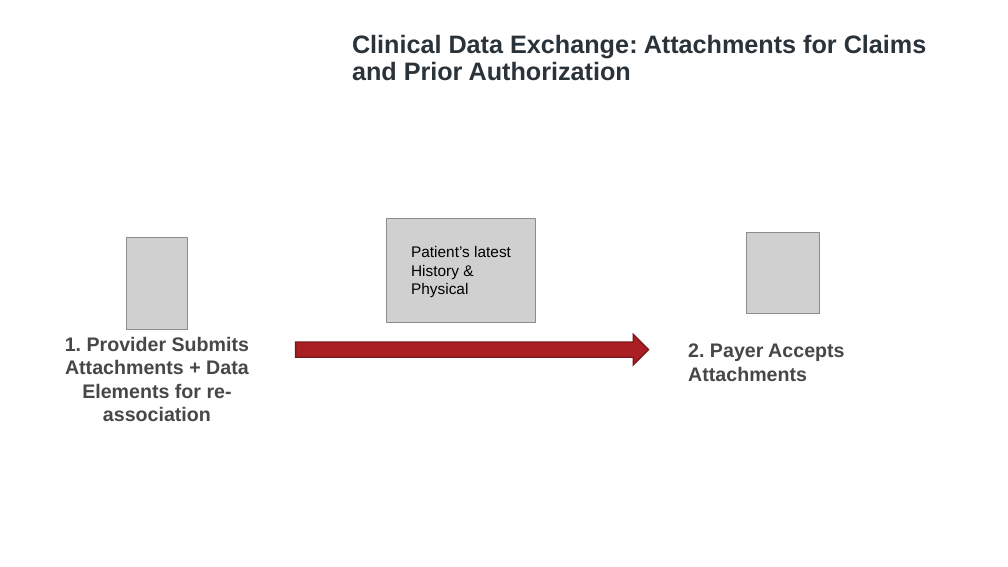
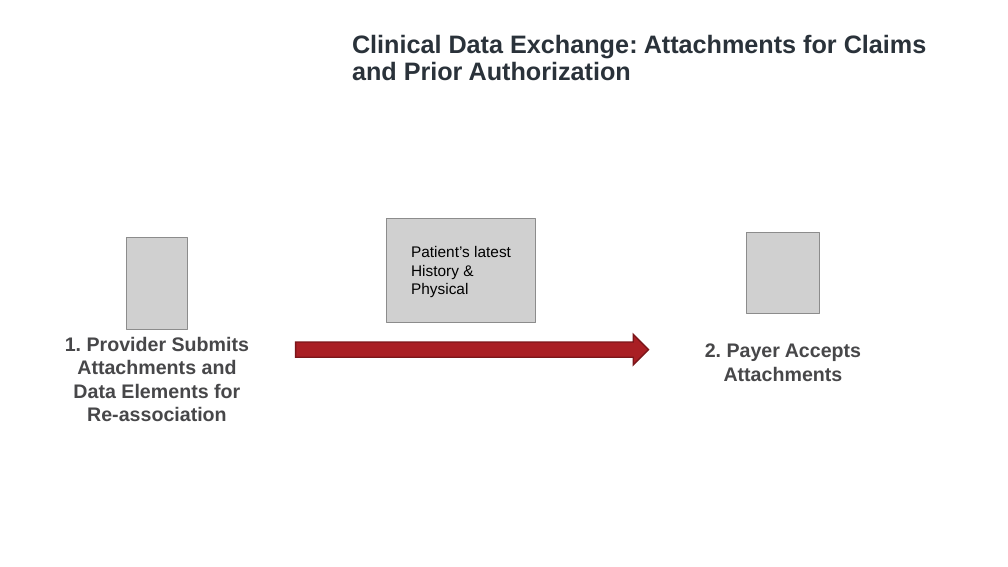
Before and after one commit to HL7/davinci-ecdx, a slide deck: slide 3 of input/images/source/Workflow Images.pptx. Drawn at 1008x567 pixels with LibreOffice and Linux fonts; fonts in the diff are those of the drawing; grey boxes stand for pictures; background and template pictures are left out. Boxes give left, top, right and bottom in pixels: in the first picture for what was removed or moved away, otherwise in the second. Text is boxed around its words. In the diff, an @@ line names an element or a change of style, - is before the commit and + after.

```diff
--- a/input/images/source/Workflow Images.pptx
+++ b/input/images/source/Workflow Images.pptx
@@ text at (65, 336, 249, 421): text changed @@
-1. Provider Submits Attachments + Data Elements for re-association
+1. Provider Submits
+Attachments and
+Data Elements for
+Re-association
@@ text "2. Payer Accepts Attachments": place and size @@
-text "2. Payer Accepts Attachments" at (688, 343, 844, 381)
+text "2. Payer Accepts Attachments" at (705, 343, 861, 381)
@@ text "2. Payer Accepts Attachments" at (705, 343, 861, 381): alignment left to centre @@
```
Also in this commit, not shown: 24 other files.
